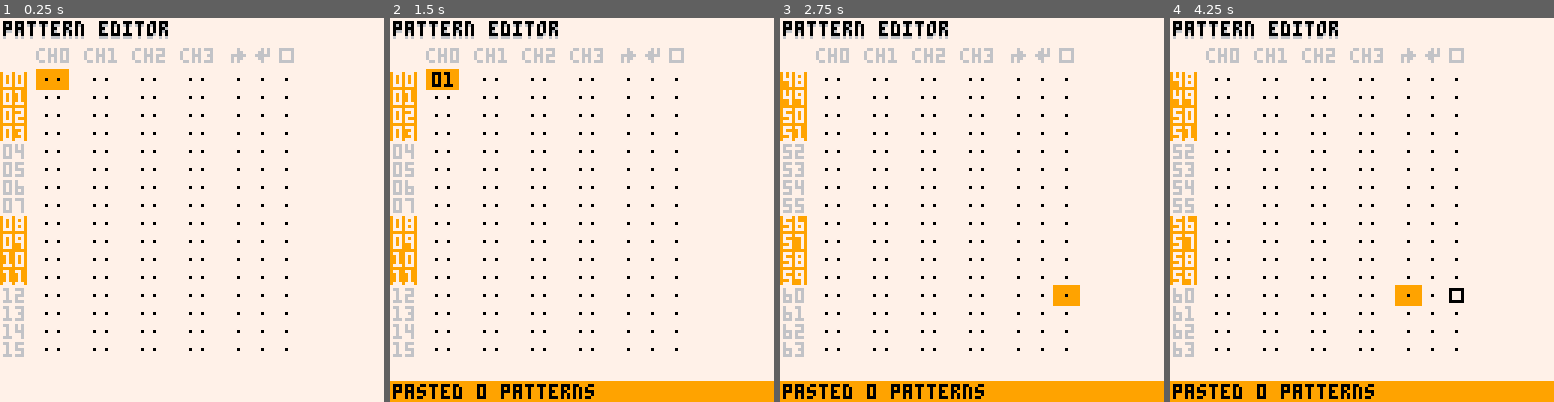
Above: before the commit, frames 1-4 (left to right).
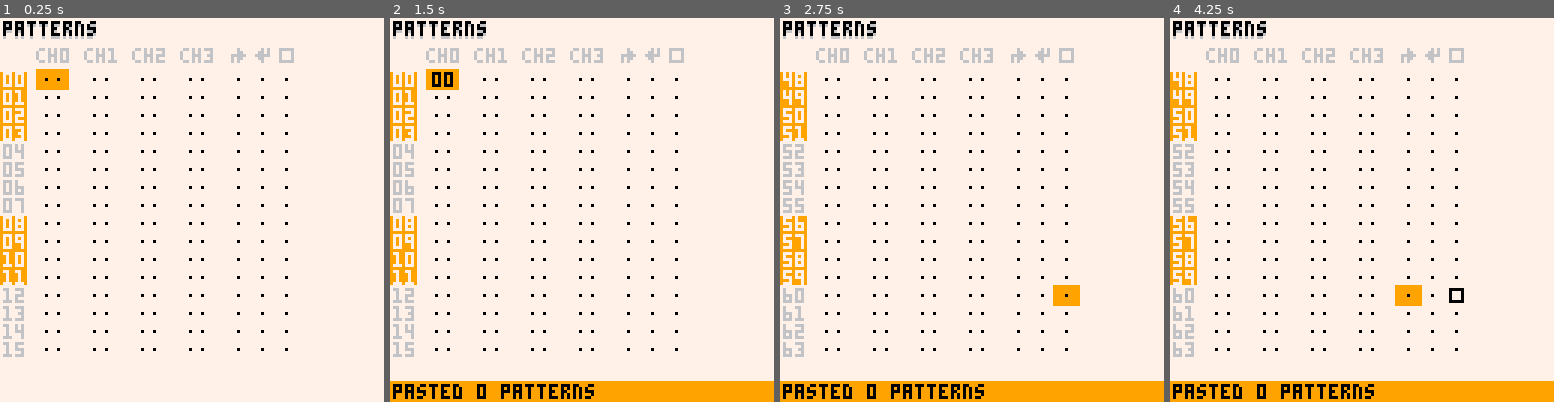
Above: after the commit, the same moments.

Repository: romainchapou/pico-sound-dj
Game: PICO-8 cartridge psdj.p8
Two runs of this game, one before a commit and one after it. Both use one fixed random seed, a clock stepped at 60 frames per second and the inputs below.
Inputs:
- Up to frame 1 (0.25 s): no input
- Up to frame 2 (1.5 s): tap X (X key) at 0.33, 1.07 s; tap O (Z key) at 0.7 s
- Up to frame 3 (2.75 s): hold Right 1.6-2.1 s; tap O (Z key) at 1.7, 2.1, 2.5 s; tap X (X key) at 1.85 s; hold Up 2.15-2.42 s; hold Right from 2.47 s (still down)
- Up to frame 4 (4.25 s): tap O (Z key) every 0.4 s from 2.9 to 4.1 s; tap X (X key) at 2.97, 4.08 s; release Right at 3.03 s; hold Left 3.08-3.58 s; hold Down 3.63-3.97 s; hold Right from 4.02 s (still down)

The runs differ from the first frame. In frame 1, 0.6% of the frame differs, in the area x 22-44%, y 0-6%; in frame 2, 0.7%, in the area x 14-44%, y 0-18%; in frame 3, 0.6%; in frame 4, 0.6%.

Commit message:
Now copy last edited pattern

Diff:
--- a/pattern_editor.lua
+++ b/pattern_editor.lua
@@ -6,6 +6,8 @@
 
     cur_line = 0
     cur_col = 0
+
+    last_edited_pattern = 0
 
     -- TODO see about refactoring this in a selector_handler class (after doing
     -- the implem for the sfx browser tab)
@@ -125,7 +127,7 @@
   end,
 
   draw = function(_ENV)
-    shadow_print("pattern editor", 1, 1)
+    shadow_print("patterns", 1, 1)
 
     local start_x, start_y = 14, 18
 
--- a/pattern_widget.lua
+++ b/pattern_widget.lua
@@ -26,23 +26,30 @@
       return {begin_loop, end_loop, stop_at_end}
     end,
 
+    -- TODO sub_selection should be 0 based
     update = function(_ENV, sub_selection)
       if sub_selection < #channels then
-        if not pattern_editor.multi_selection then
+        if not pattern_editor.multi_selection and btnp_once(5) then
           if btn(4) then
-            if btnp_once(5) then
-              -- TODO also copy the channel here (cut behaviour)
-              is_channel_activated[sub_selection+1] = false
+            -- TODO also copy the channel here (cut behaviour)
+            is_channel_activated[sub_selection+1] = false
+            pattern_editor.last_edited_pattern = channels[sub_selection+1].value
+          else
+            -- activate the channel
+            if not is_channel_activated[sub_selection+1] then
+              channels[sub_selection+1].value = pattern_editor.last_edited_pattern
             end
-          else
-            if btnp_once(5) then
-              -- activate the channel
-              is_channel_activated[sub_selection+1] = true
-            end
+
+            is_channel_activated[sub_selection+1] = true
           end
         end
 
         channels[sub_selection+1]:update()
+
+        if btn(5) and is_channel_activated[sub_selection+1] then
+          pattern_editor.last_edited_pattern = channels[sub_selection+1].value
+        end
+
       else
         get_settings_widgets(_ENV)[sub_selection - #channels + 1]:update()
       end
--- a/utils.lua
+++ b/utils.lua
@@ -8,7 +8,7 @@
 THEMES = {
   { "honey"    , split "7,6,0,9"   }, -- default
   { "navy"     , split "1,13,7,4"  },
-  { "artic"    , split "0,13,7,12" },
+  { "arctic"   , split "0,13,7,12" },
   { "nerd"     , split "0,3,11,5"  },
   { "pumpkin"  , split "4,2,1,15"  },
 }
